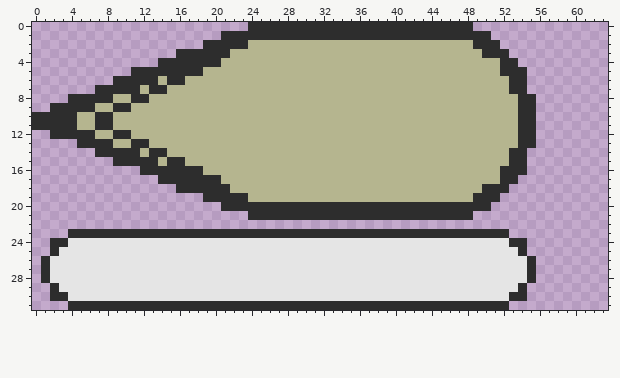
A pixel-art sprite gets an edit: Assets/Pictures/FloorPointer_off.png. That is the earlier state.
The file is 64x32 pixels.
After:
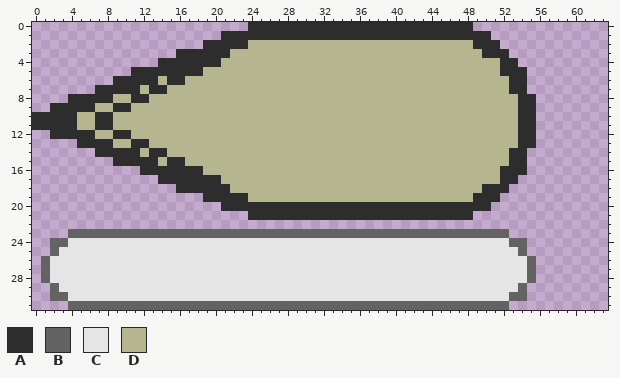
Palette (. is transparent): A #2d2d2d  B #636363  C #e5e5e5  D #b5b58f
What changed:
@@ x 0..63 @@
 22 ................................................................
-23 ....AAAAAAAAAAAAAAAAAAAAAAAAAAAAAAAAAAAAAAAAAAAAAAAAA...........
-24 ..AACCCCCCCCCCCCCCCCCCCCCCCCCCCCCCCCCCCCCCCCCCCCCCCCCAA.........
-25 ..ACCCCCCCCCCCCCCCCCCCCCCCCCCCCCCCCCCCCCCCCCCCCCCCCCCCA.........
-26 .ACCCCCCCCCCCCCCCCCCCCCCCCCCCCCCCCCCCCCCCCCCCCCCCCCCCCCA........
-27 .ACCCCCCCCCCCCCCCCCCCCCCCCCCCCCCCCCCCCCCCCCCCCCCCCCCCCCA........
-28 .ACCCCCCCCCCCCCCCCCCCCCCCCCCCCCCCCCCCCCCCCCCCCCCCCCCCCCA........
-29 ..ACCCCCCCCCCCCCCCCCCCCCCCCCCCCCCCCCCCCCCCCCCCCCCCCCCCA.........
-30 ..AACCCCCCCCCCCCCCCCCCCCCCCCCCCCCCCCCCCCCCCCCCCCCCCCCAA.........
-31 ....AAAAAAAAAAAAAAAAAAAAAAAAAAAAAAAAAAAAAAAAAAAAAAAAA...........
+23 ....BBBBBBBBBBBBBBBBBBBBBBBBBBBBBBBBBBBBBBBBBBBBBBBBB...........
+24 ..BBCCCCCCCCCCCCCCCCCCCCCCCCCCCCCCCCCCCCCCCCCCCCCCCCCBB.........
+25 ..BCCCCCCCCCCCCCCCCCCCCCCCCCCCCCCCCCCCCCCCCCCCCCCCCCCCB.........
+26 .BCCCCCCCCCCCCCCCCCCCCCCCCCCCCCCCCCCCCCCCCCCCCCCCCCCCCCB........
+27 .BCCCCCCCCCCCCCCCCCCCCCCCCCCCCCCCCCCCCCCCCCCCCCCCCCCCCCB........
+28 .BCCCCCCCCCCCCCCCCCCCCCCCCCCCCCCCCCCCCCCCCCCCCCCCCCCCCCB........
+29 ..BCCCCCCCCCCCCCCCCCCCCCCCCCCCCCCCCCCCCCCCCCCCCCCCCCCCB.........
+30 ..BBCCCCCCCCCCCCCCCCCCCCCCCCCCCCCCCCCCCCCCCCCCCCCCCCCBB.........
+31 ....BBBBBBBBBBBBBBBBBBBBBBBBBBBBBBBBBBBBBBBBBBBBBBBBB...........
Changed places in both pictures, as pixel boxes (x1, y1, x2, y2):
changed: (41, 229, 536, 310)
